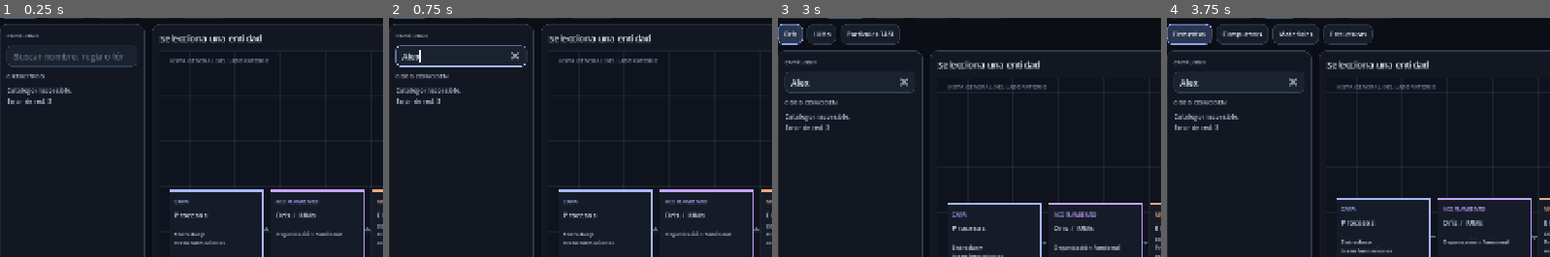
Above: before the commit, frames 1-4 (left to right).
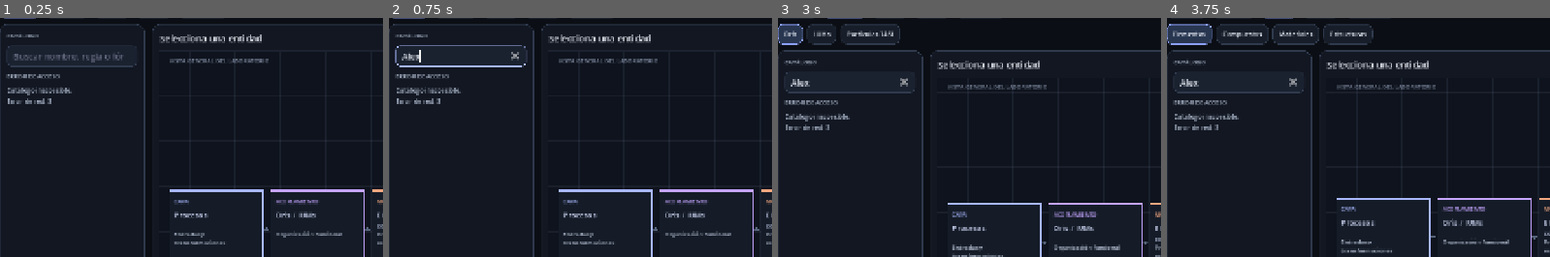
Above: after the commit, the same moments.

Repository: Franilover/Simulator
Game: Godot game, scene res://scenes/main.tscn
Two runs of this game, one before a commit and one after it. Both use one fixed random seed, a clock stepped at 60 frames per second and the inputs below.
Inputs (mouse positions are % of the whole screen's width and height, from its top left):
- Up to frame 1 (0.25 s): no input
- Up to frame 2 (0.75 s): click (10, 21) at 0.52 s; type "Alex" at 0.6 s
- Up to frame 3 (3 s): click "↻ Actualizar" at 1.25 s; click "Procesos" at 2 s; click "Oris / IUM" at 2.75 s
- Up to frame 4 (3.75 s): click "Materia" at 3.5 s
The pictures show only the part of the screen within x 1-51%, y 13-63%; the shares and areas given below are measured in that part.

The runs differ from the first frame. In frame 1, 0.2% of the frame differs, in the area x 2-16%, y 23-26%; in frame 2, 0.2%; in frame 3, 0.2%; in frame 4, 0.2%.

Commit message:
Show accurate catalog loading and access states

Diff:
--- a/scripts/simulator.gd
+++ b/scripts/simulator.gd
@@ -652,7 +652,12 @@
 		catalog_list.add_child(row)
 	if is_instance_valid(catalog_count_label):
 		var total := entries.size()
-		catalog_count_label.text = "%d REGISTROS" % total if query.is_empty() else "%d DE %d COINCIDEN" % [count, total]
+		if not finished.get(current_key, false):
+			catalog_count_label.text = "CARGANDO REGISTROS"
+		elif not errors.has(current_key):
+			catalog_count_label.text = "%d REGISTROS" % total if query.is_empty() else "%d DE %d COINCIDEN" % [count, total]
+		else:
+			catalog_count_label.text = "ERROR DE ACCESO"
 	if count == 0:
 		var message := "Consultando Supabase…"
 		if finished.get(current_key, false):
